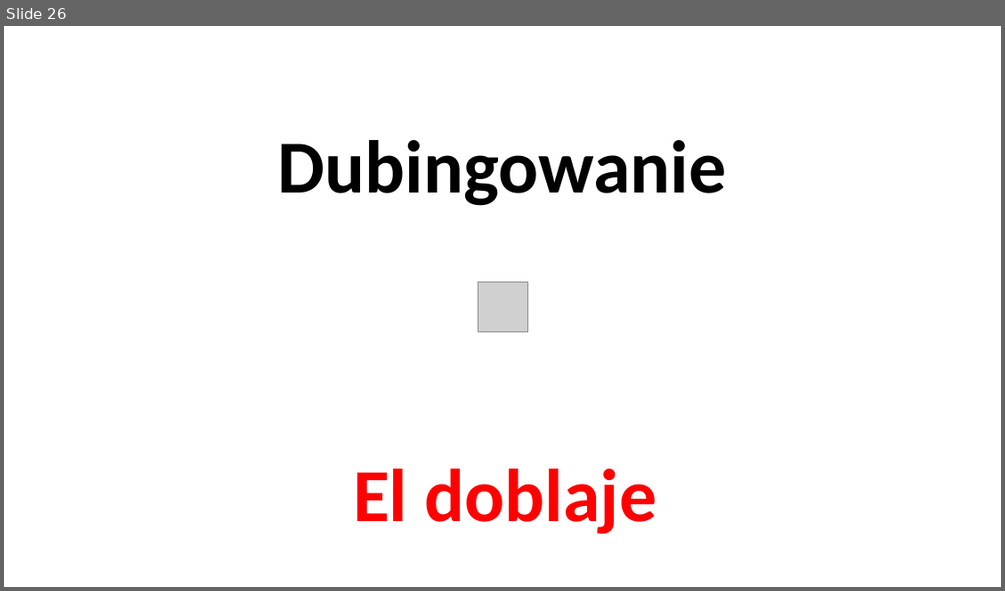
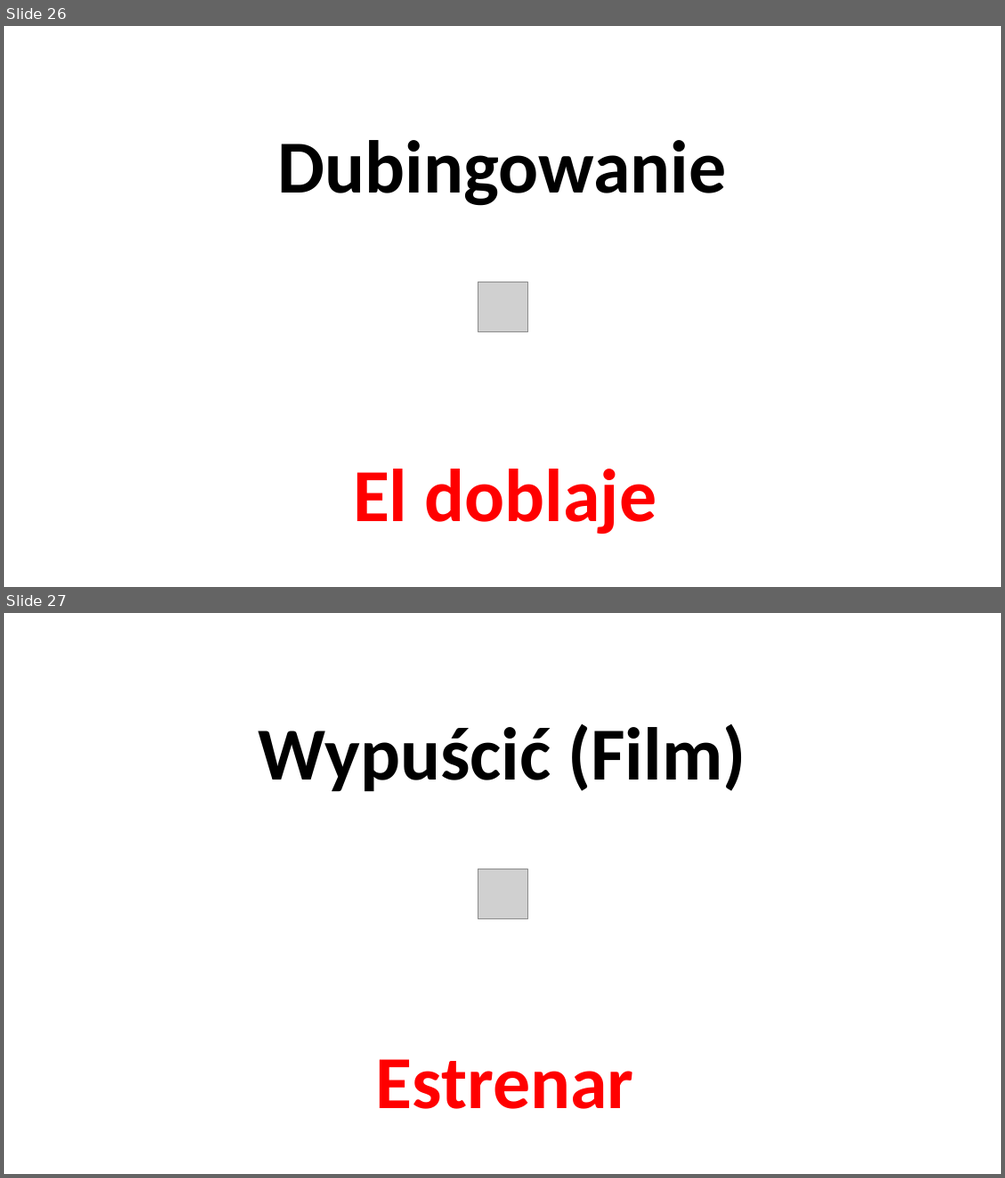
Before and after one commit to wojciechkrakowiak7-arch/Fajna-strona, a slide deck: pliki hiszpański/La película-El cine.pptx. Shown one above the other, each under a label of ours: slide 26 before the commit, slides 26 and 27 after it. The pictures are 1005x591 and 1005x1178 pixels, drawn with LibreOffice and Linux fonts; fonts in the diff are those of the drawing; grey boxes stand for pictures. Boxes give left, top, right and bottom in pixels: in the first picture for what was removed or moved away, otherwise in the second. Text is boxed around its words. In the diff, an @@ line names an element or a change of style, - is before the commit and + after.

```diff
--- a/pliki hiszpański/La película-El cine.pptx
+++ b/pliki hiszpański/La película-El cine.pptx
@@ slide 27 added at <box>4,613,1001,1174</box>, background #FFFFFF @@
@@ title added at <box>259,724,745,792</box>, 72 pt, text #000000, bold @@
+Wypuścić (Film)
@@ picture added at <box>477,868,527,919</box> @@
@@ subtitle added at <box>376,1059,634,1109</box>, 72 pt, text #FF0000, bold @@
+Estrenar
```
Also in this commit, not shown: 1 slide changed.
